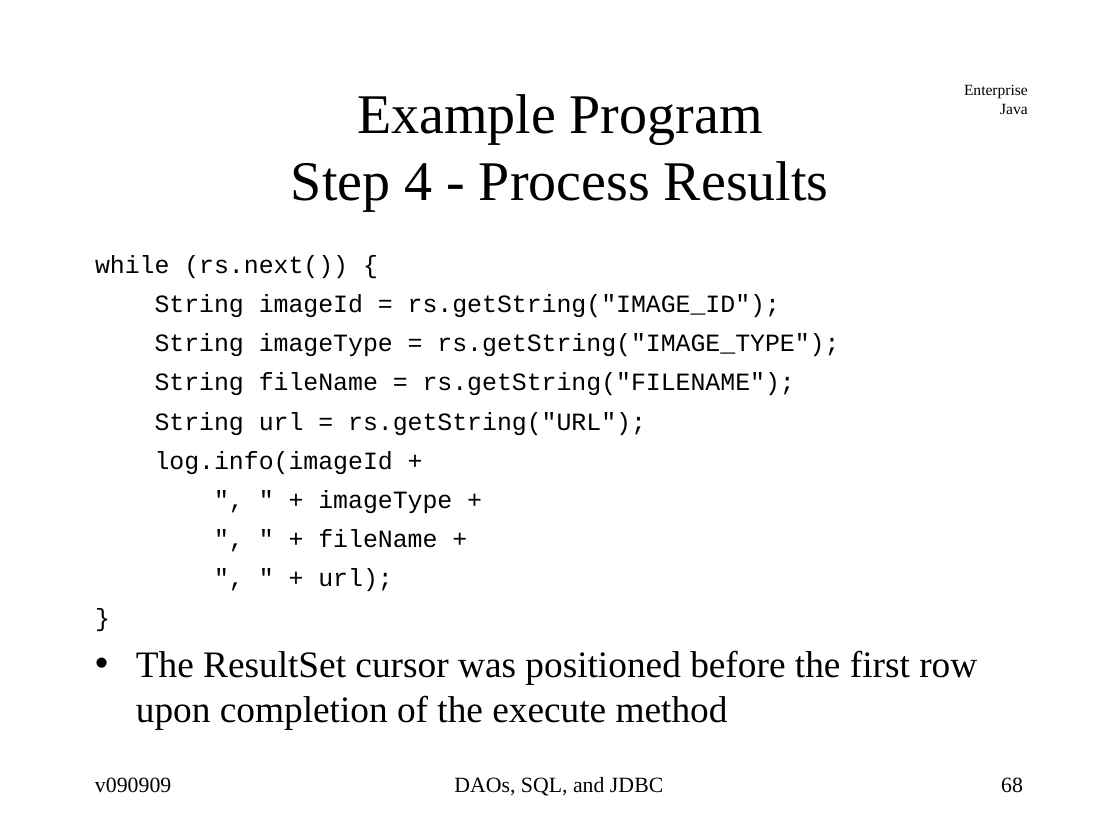
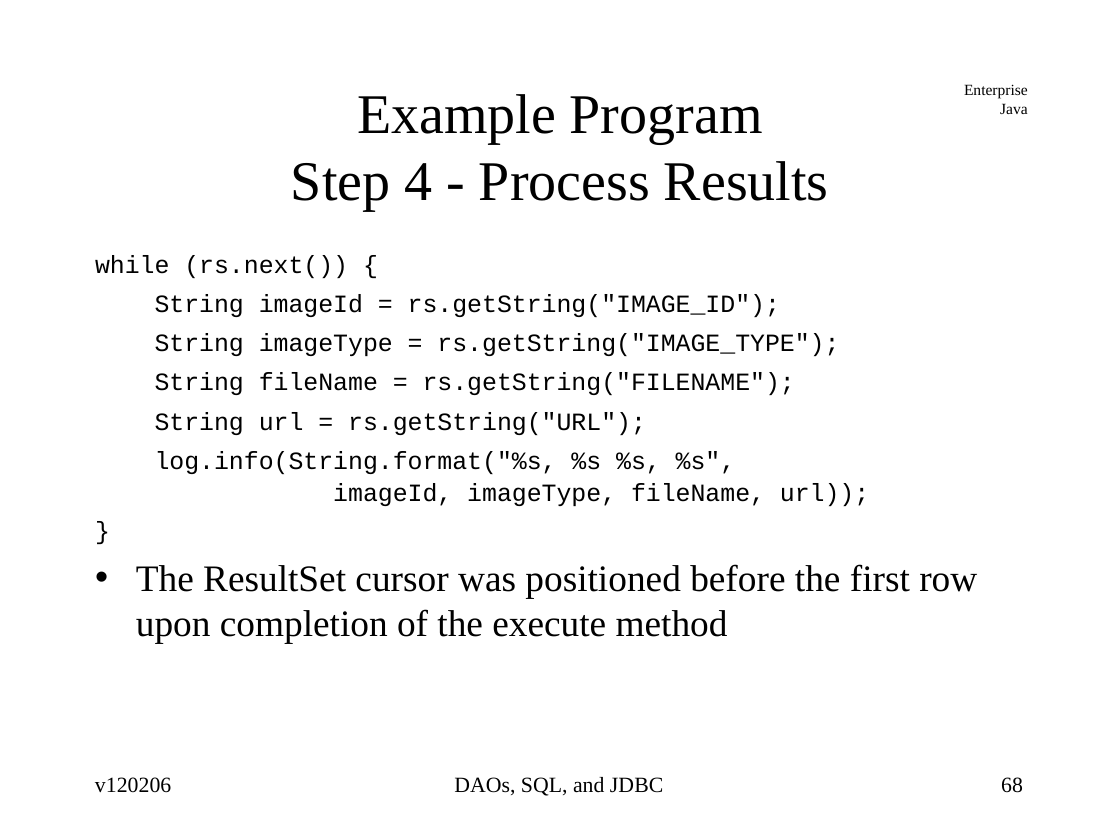
Before and after one commit to jcstaff/ejava-javaee, a slide deck: slide 68 of jdbcDAO/src/site/resources/lectures/jdbcDAO.ppt. Drawn at 1120x840 pixels with LibreOffice and Linux fonts; fonts in the diff are those of the drawing. Boxes give left, top, right and bottom in pixels: in the first picture for what was removed or moved away, otherwise in the second. Text is boxed around its words. In the diff, an @@ line names an element or a change of style, - is before the commit and + after.

Commit message:
updated source code examples

```diff
--- a/jdbcDAO/src/site/resources/lectures/jdbcDAO.ppt
+++ b/jdbcDAO/src/site/resources/lectures/jdbcDAO.ppt
@@ text at bbox=[155, 451, 869, 506]: text changed @@
-log.info(imageId +
-", " + imageType +
-", " + fileName +
-", " + url);
+log.info(String.format("%s, %s %s, %s",
+imageId, imageType, fileName, url));
@@ text at bbox=[95, 777, 171, 793]: text changed @@
-v090909
+v120206
```
Also in this commit, not shown: 95 other slides changed, 1 slide added, 4 slides removed.
